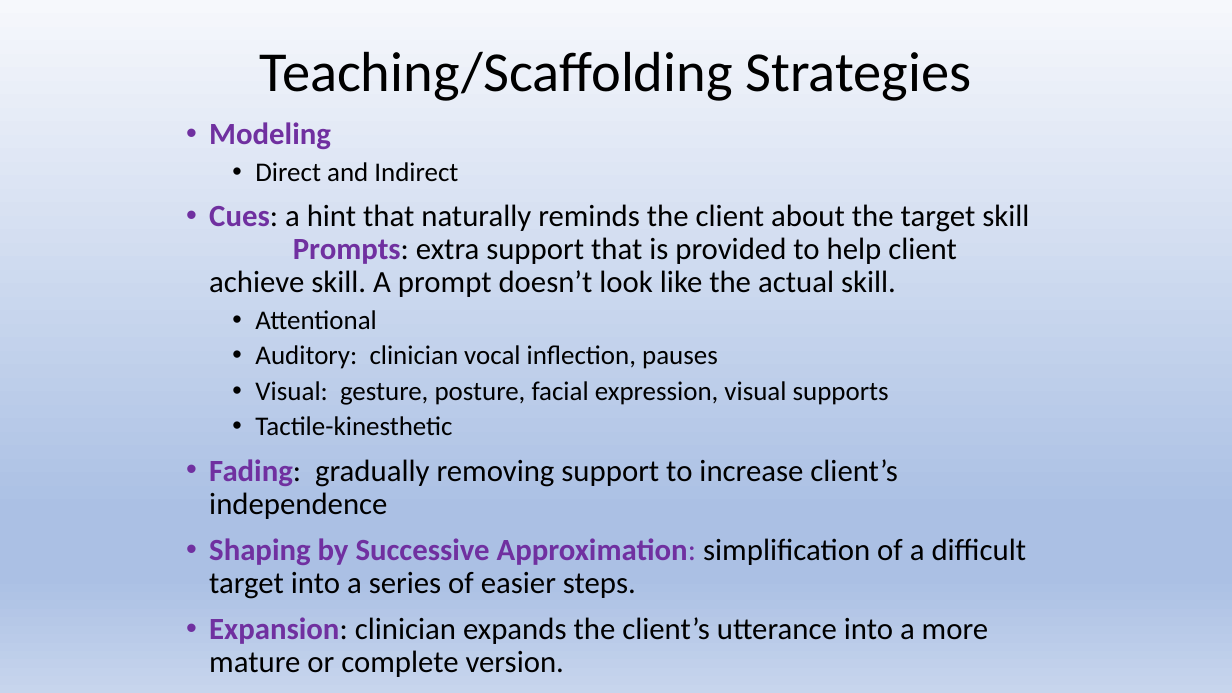
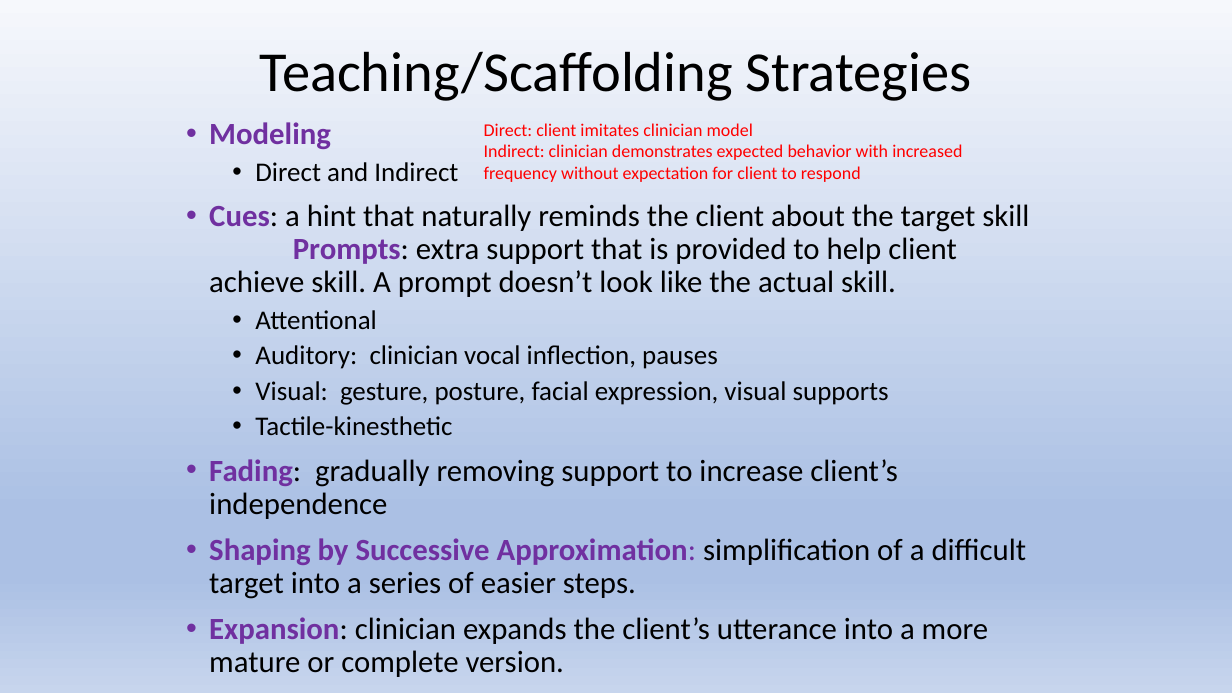
Before and after one commit to Jim-Wright90/cds431_sp22, a slide deck: slide 4 of slides/cds431_week6_2.pptx. Drawn at 1232x693 pixels with LibreOffice and Linux fonts; fonts in the diff are those of the drawing. Boxes give left, top, right and bottom in pixels: in the first picture for what was removed or moved away, otherwise in the second. Text is boxed around its words. In the diff, an @@ line names an element or a change of style, - is before the commit and + after.

```diff
--- a/slides/cds431_week6_2.pptx
+++ b/slides/cds431_week6_2.pptx
@@ text added at bbox=[484, 123, 962, 182], 14 pt, text #FF0000 @@
+Direct: client imitates clinician model
+Indirect: clinician demonstrates expected behavior with increased frequency without expectation for client to respond
```
Also in this commit, not shown: 1 other file.
